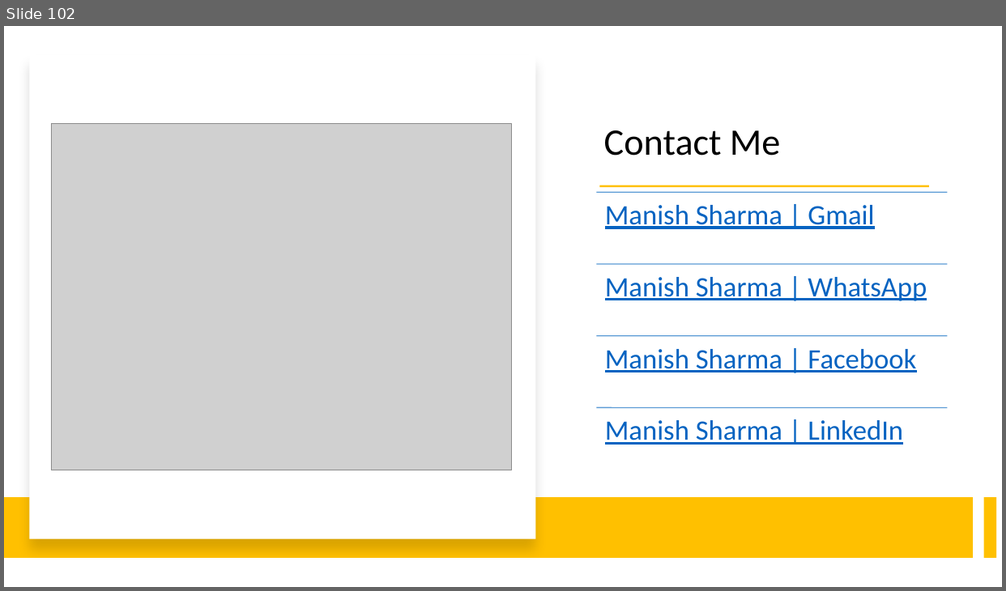
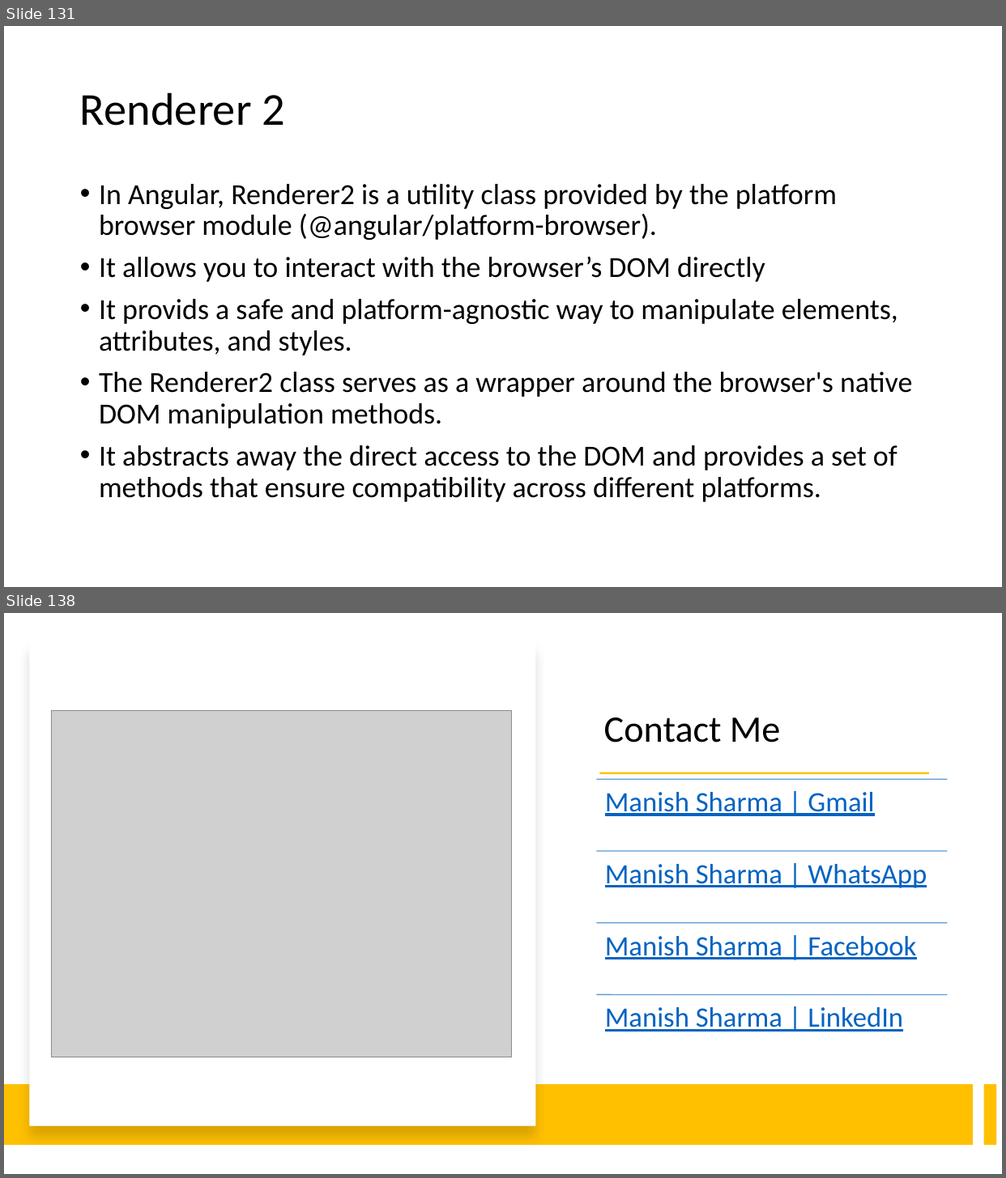
Before and after one commit to explore-with-manish/BFL_Byte_Jul23, a slide deck: Ng-Byte.pptx. Shown one above the other, each under a label of ours: slide 102 before the commit, slides 131 and 138 after it; the slides between them are not shown. The pictures are 1006x591 and 1006x1178 pixels, drawn with LibreOffice and Linux fonts; fonts in the diff are those of the drawing; grey boxes stand for pictures. Boxes give left, top, right and bottom in pixels: in the first picture for what was removed or moved away, otherwise in the second. Text is boxed around its words. In the diff, an @@ line names an element or a change of style, - is before the commit and + after.

```diff
--- a/Ng-Byte.pptx
+++ b/Ng-Byte.pptx
@@ slide 131 added at [4,26,1002,587], background #FFFFFF @@
@@ title added at [80,92,285,126], 44 pt, text #000000 @@
+Renderer 2
@@ text added at [99,184,912,502], 28 pt, text #000000 @@
+• In Angular, Renderer2 is a utility class provided by the platform browser module (@angular/platform-browser).
+• It allows you to interact with the browser’s DOM directly
+• It provids a safe and platform-agnostic way to manipulate elements, attributes, and styles.
+• The Renderer2 class serves as a wrapper around the browser's native DOM manipulation methods.
+• It abstracts away the direct access to the DOM and provides a set of methods that ensure compatibility across different platforms.
@@ what was slide 102 is now slide 138 @@
```
Also in this commit, not shown: 1 slide changed, 35 other slides added, 8 other files.
